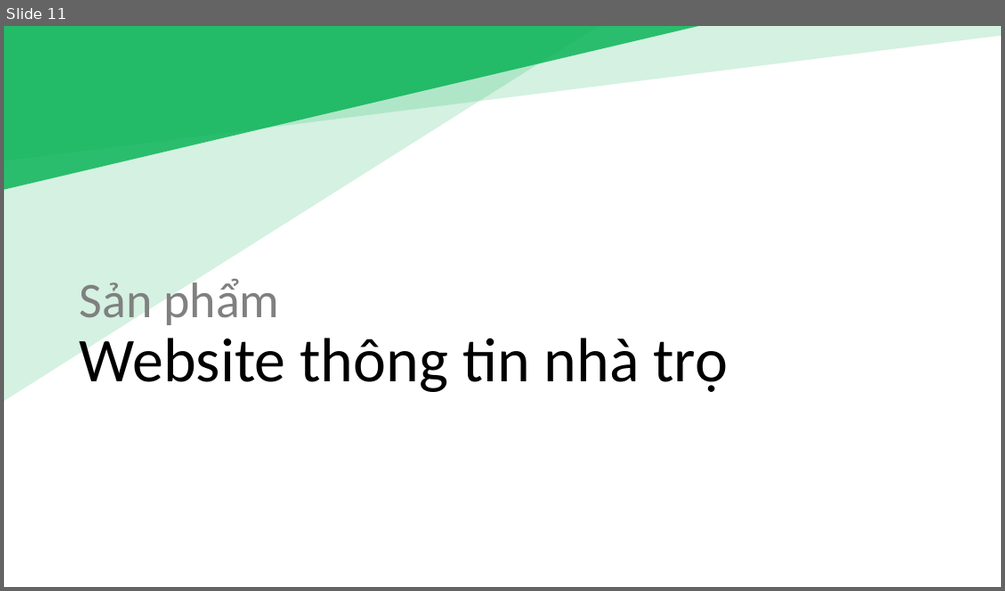
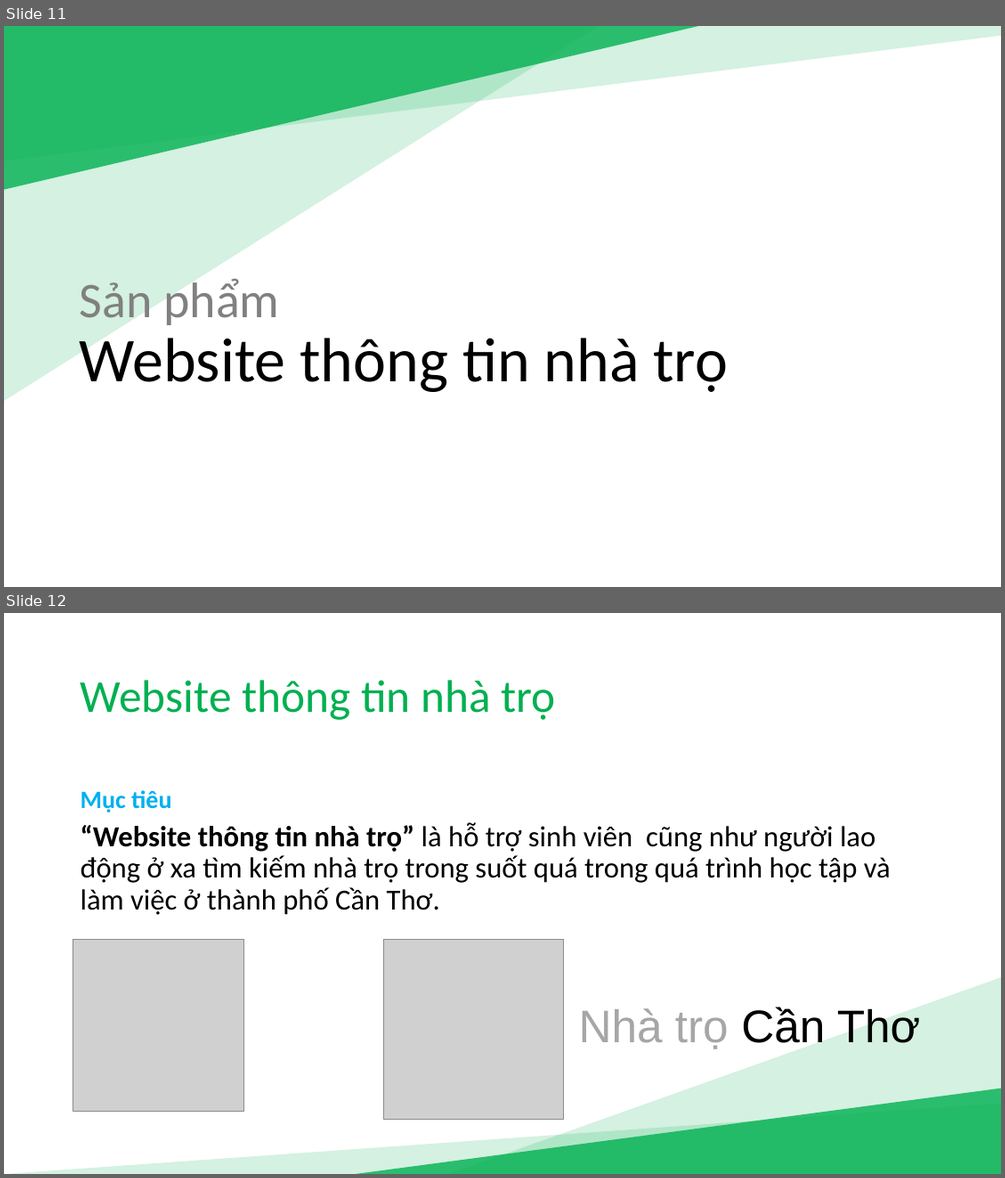
Before and after one commit to duduct/NienLuan4, a slide deck: docs/NL04_Báo cáo niên luận.pptx. Shown one above the other, each under a label of ours: slide 11 before the commit, slides 11 and 12 after it. The pictures are 1005x591 and 1005x1178 pixels, drawn with LibreOffice and Linux fonts; fonts in the diff are those of the drawing; grey boxes stand for pictures. Boxes give left, top, right and bottom in pixels: in the first picture for what was removed or moved away, otherwise in the second. Text is boxed around its words. In the diff, an @@ line names an element or a change of style, - is before the commit and + after.

```diff
--- a/docs/NL04_Báo cáo niên luận.pptx
+++ b/docs/NL04_Báo cáo niên luận.pptx
@@ slide 12 added at <box>4,613,1001,1174</box>, background #FFFFFF @@
@@ title added at <box>81,680,555,720</box>, 44 pt, text #00B050 @@
+Website thông tin nhà trọ
@@ text added at <box>81,790,171,812</box>, 24 pt, text #00B0F0, bold @@
+Mục tiêu
@@ text added at <box>81,822,890,915</box>, 28 pt, text #000000 @@
+“Website thông tin nhà trọ” là hỗ trợ sinh viên cũng như người lao động ở xa tìm kiếm nhà trọ trong suốt quá trong quá trình học tập và làm việc ở thành phố Cần Thơ.
@@ picture added at <box>73,939,244,1111</box> @@
@@ picture added at <box>383,939,563,1119</box> @@
@@ right triangle added at <box>449,977,1001,1174</box>, fill #00B050 at 17% opacity @@
@@ text added at <box>579,1005,920,1051</box>, 44 pt, text #A6A6A6 @@
+Nhà trọ Cần Thơ
@@ right triangle added at <box>356,1088,1001,1174</box>, fill #00B050 at 80% opacity @@
@@ right triangle added at <box>4,1103,1001,1174</box>, fill #00B050 at 17% opacity @@
```
Also in this commit, not shown: 4 slides changed, 2 other slides added, 1 other file.
